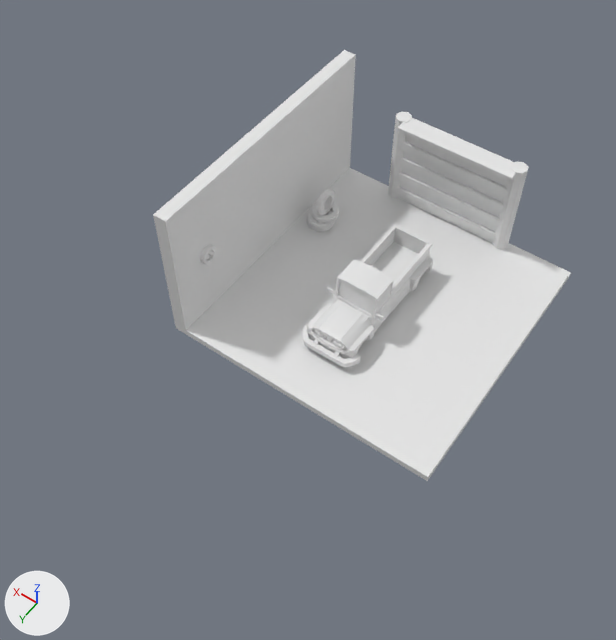
One commit to the Blender file Documentacao/Modelos/Cenário/Modelos3D/Claudio/Blender/MecanicoInterior.blend: the scene before it, then after it.
Rendered twice from a camera (50 mm lens) standing at (-10.6, 19.7, 27.0) and looking at (0.7, 3.9, 2.1). Lighting does not change. The marker at lower left points along +X, +Y and +Z.

The scene before the commit, as lines of its bpy script (objects in view):
```python
ob_cabinecarro = bpy.data.objects.new('CabineCarro', me_cabine_001)
ob_cabinecarro.location = (0.0, 1.91, 0.34)
ob_cabinecarro.rotation_euler = (1.571, 0.0, 3.142)  # degrees (90, 0, 180)
ob_cabinecarro.scale = (0.01, 0.01, 0.01)
ob_capocarro = bpy.data.objects.new('CapoCarro', me_capo_001)
ob_capocarro.location = (0.0, 1.93, 1.37)
ob_capocarro.rotation_euler = (1.571, 0.0, 3.142)  # degrees (90, 0, 180)
ob_capocarro.scale = (0.01, 0.01, 0.01)
ob_interior = bpy.data.objects.new('Interior', me_cube_001)
ob_interior.location = (0.0, 0.0, 0.0)
ob_rodas = bpy.data.objects.new('Rodas', me_cylinder)
ob_rodas.location = (4.34, -2.13, 0.1)
# also in view: 'CarroceriaCarro' at (0.0, -1.0, 1.4)
```
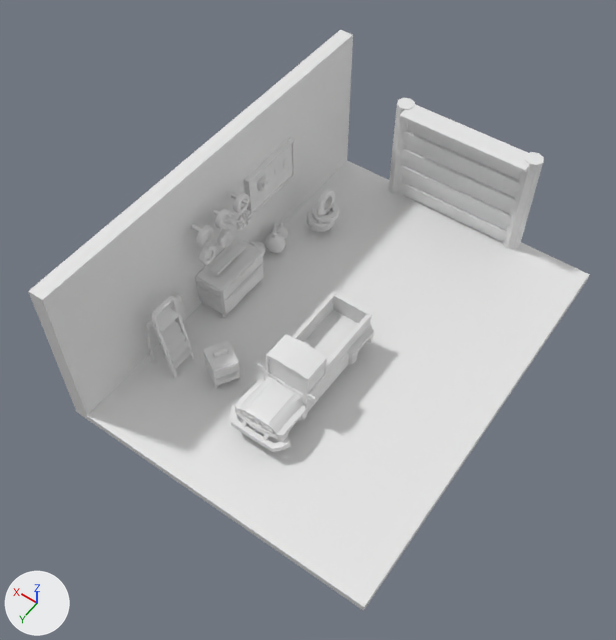
Where the change shows, as pixel boxes (x1, y1, x2, y2) in the pictures (616 x 640 px; the box of a moved part takes in the faces that stretch with it):
'Interior', reshaped (34% wider, 35% taller)
    before: (153, 50, 571, 481)
    after: (28, 30, 590, 611)
'CabineCarro', moved
    before: (303, 242, 433, 367)
    after: (230, 310, 374, 452)
'CapoCarro', moved
    before: (317, 302, 365, 342)
    after: (245, 379, 296, 426)
part 1 of me_cube_001, added
    after: (388, 98, 415, 194)
part 2 of me_cube_001, added
    after: (503, 152, 544, 249)
part 3 of me_cube_001, moved or reshaped
    before: (395, 118, 516, 243)
    after: (396, 104, 530, 243)
part 4 of me_cube_001, added
    after: (191, 224, 201, 232)
part 5 of me_cube_001, moved or reshaped
    before: (208, 251, 215, 257)
    after: (213, 209, 231, 222)
part 6 of me_cube_001, added
    after: (231, 193, 249, 205)
part 7 of me_cube_001, added
    after: (233, 193, 250, 213)
part 8 of me_cube_001, rebuilt (34% wider, 35% taller)
    before: (153, 50, 571, 481)
    after: (28, 30, 590, 611)
part 9 of me_cube_001, deleted
    before: (388, 111, 412, 199)
part 10 of me_cube_001, deleted
    before: (492, 161, 528, 249)
part 11 of me_cube_001, added
    after: (146, 138, 295, 389)

What the commit changed:
me_cube_001 is used by ob_interior; location (0.0, 0.0, 0.0).
me_cube_001 had 226 vertices, 246 faces and spanned x -5.83..5.83, y -5.94..5.83, z -0.44..6.2.
me_cube_001 now has 6566 vertices, 6985 faces and spans x -6.47..6.47, y -6.58..10.85, z -0.8..6.56.
me_cube_001 part 1: a new loose piece, an 8-sided cylinder along z spanning x 2.53..3.31, y -6.58..-5.81, z -0.8..4.6.
me_cube_001 part 2: a new loose piece, an 8-sided cylinder along z spanning x -3.33..-2.55, y -6.58..-5.81, z -0.8..4.6.
me_cube_001 part 3: the loose piece of 68 vertices spanning x -2.67..2.5, y -5.76..-4.93, z -0.06..4.41 is scaled about its middle by 1.11, then moved by (-0.01, -0.58, -0.08).
me_cube_001 part 4: a new loose piece, a box spanning x 5.34..5.83, y 4.05..4.18, z 4.14..4.27.
me_cube_001 part 5: the loose piece of 8 vertices spanning x 4.88..5.65, y 4.05..4.18, z 3.15..3.27 is moved by (0.0, -1.07, 1.0).
me_cube_001 part 6: a new loose piece, a box spanning x 4.88..5.65, y 1.91..2.04, z 4.14..4.27.
me_cube_001 part 7: the loose piece of 98 vertices spanning x 5.08..5.3, y 3.73..4.51, z 2.66..3.44 is copied, and the copy is moved by (0.0, -2.14, 1.0); it spans x 5.08..5.3, y 1.58..2.36, z 3.65..4.43.
me_cube_001 part 8: the loose piece of 16 vertices spanning x -5.83..5.83, y -5.83..5.83, z -0.19..6.2 is rebuilt with 16 vertices and now spans x -6.47..6.47, y -6.48..10.85, z -0.52..6.56.
me_cube_001 part 9: the loose piece of 18 vertices spanning x 2.28..2.98, y -5.94..-5.24, z -0.44..4.43 is deleted.
me_cube_001 part 10: the loose piece of 18 vertices spanning x -3.0..-2.3, y -5.94..-5.24, z -0.44..4.43 is deleted.
me_cube_001 part 11: 6068 vertices added at x 2.12..6.09, y -2.0..7.66, z -0.27..4.46.
Object 'CabineCarro' (ob_cabinecarro) moves from (0.0, 1.91, 0.34) to (0.0, 6.36, 0.34).
Object 'CapoCarro' (ob_capocarro) moves from (0.0, 1.93, 1.37) to (0.0, 6.38, 1.37).
